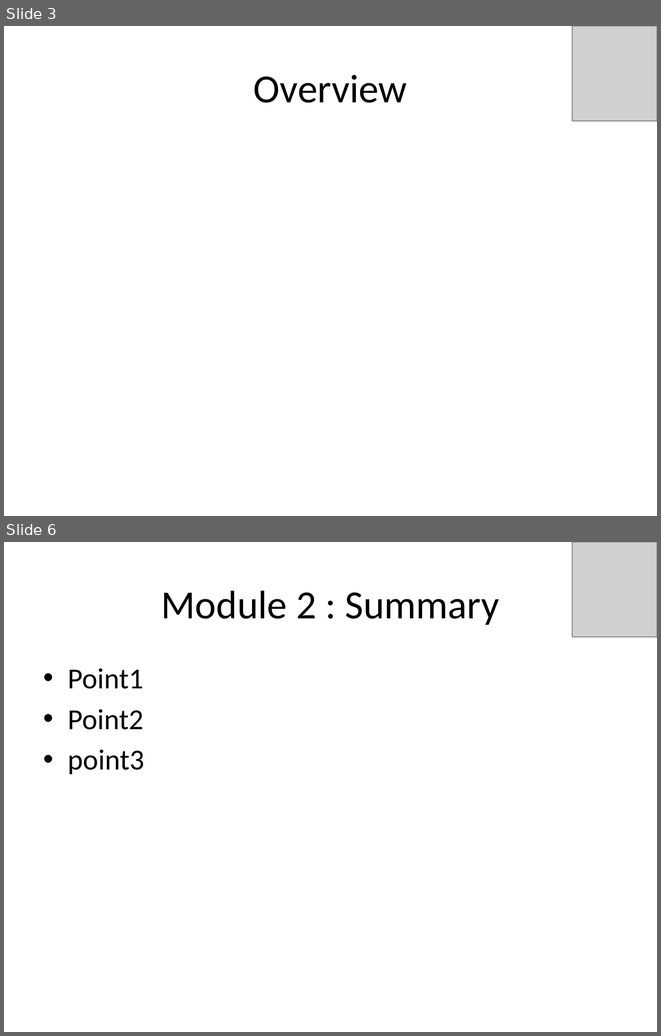
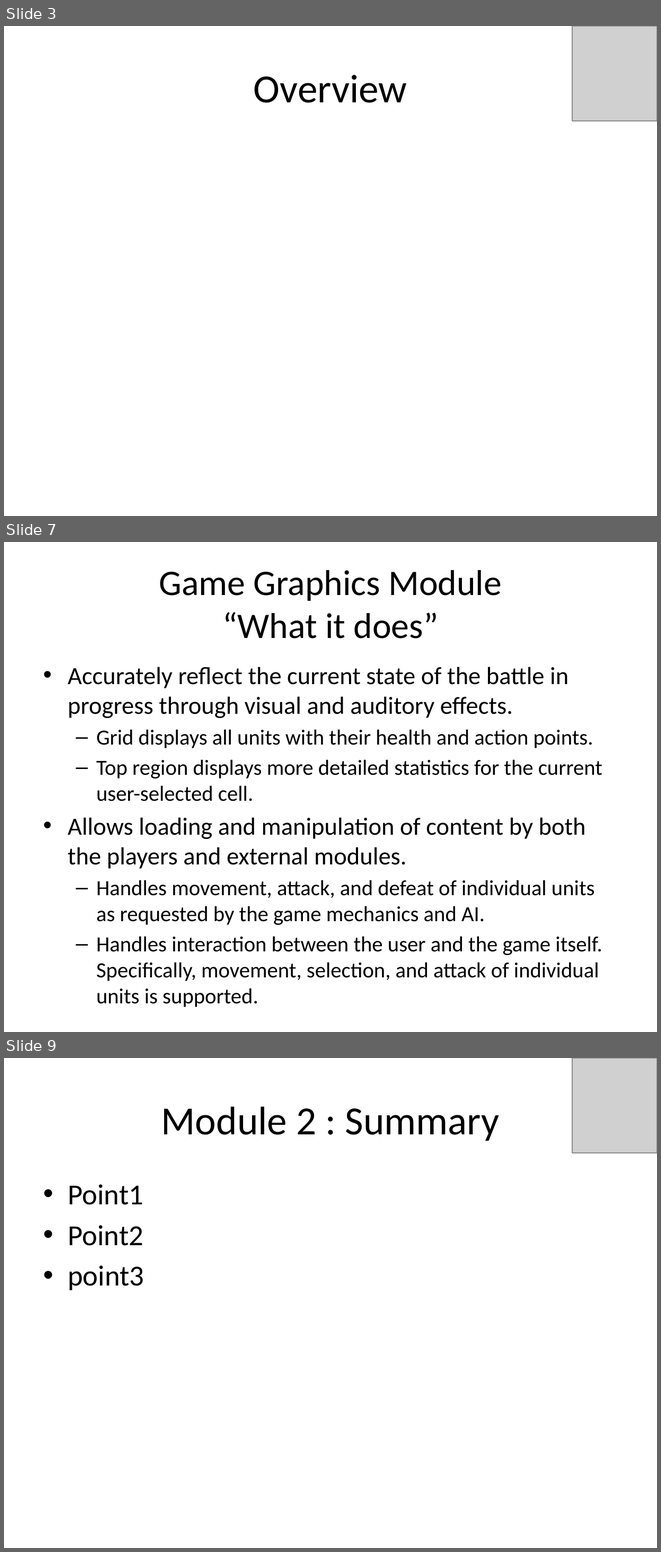
Before and after one commit to idxExtropy/duel-reality, a slide deck: Docs/DUEL REALITY .pptx. Shown one above the other, each under a label of ours: slides 3 and 6 before the commit, slides 3, 7 and 9 after it; the slides between them are not shown. The pictures are 661x1036 and 661x1552 pixels, drawn with LibreOffice and Linux fonts; fonts in the diff are those of the drawing; grey boxes stand for pictures. Boxes give left, top, right and bottom in pixels: in the first picture for what was removed or moved away, otherwise in the second. Text is boxed around its words. In the diff, an @@ line names an element or a change of style, - is before the commit and + after.

Commit message:
Added slides for 2 minute presentation of the graphics window module.

```diff
--- a/Docs/DUEL REALITY .pptx
+++ b/Docs/DUEL REALITY .pptx
@@ slide 7 added at [4,542,657,1032], background #FFFFFF @@
@@ title added at [159,570,502,638], 39.6 pt, text #000000 @@
+Game Graphics Module
+“What it does”
@@ text added at [68,667,602,981], 23.8 pt, text #000000 @@
+• Accurately reflect the current state of the battle in progress through visual and auditory effects.
+  – Grid displays all units with their health and action points.
+  – Top region displays more detailed statistics for the current user-selected cell.
+• Allows loading and manipulation of content by both the players and external modules.
+  – Handles movement, attack, and defeat of individual units as requested by the game mechanics and AI.
+  – Handles interaction between the user and the game itself. Specifically, movement, selection, and attack of individual units is supported.
@@ what was slide 6 is now slide 9 @@
```
Also in this commit, not shown: 4 other slides added, 2 slides removed.
